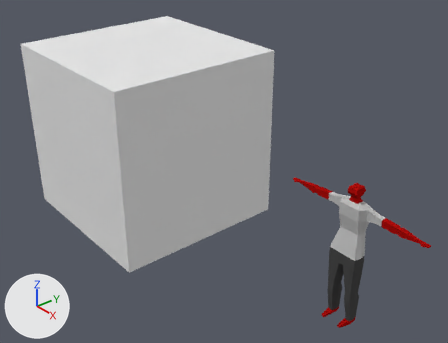
An edit to the Blender file game/assets/enemy0/enemy0_v0.blend, drawn before and after from the same camera.
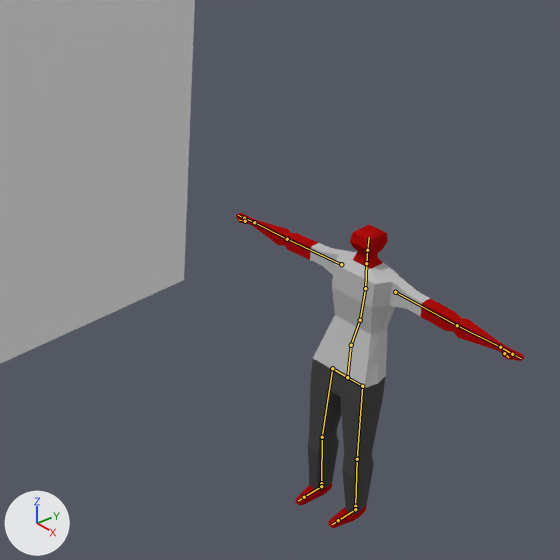
There are two pictures of each version: one whole from a 50 mm camera at (2.7, -3.62, 2.96) aimed at (-1.64, 0.0, 0.0), one close up on the part from 40% to 100% of the width and 22% to 100% of the height. Arrows for +X, +Y and +Z are at lower left; the lights stay in place. The bones that bend it are drawn over the model as lines in the close-ups.

Names of what the first close-up shows: 'Cube_ref', 'enemy'.
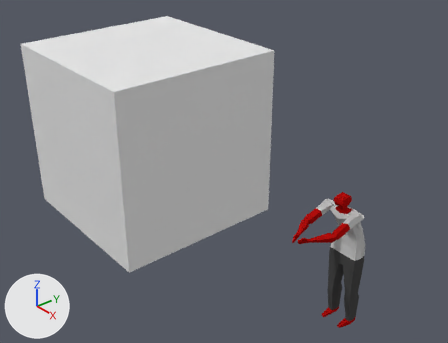
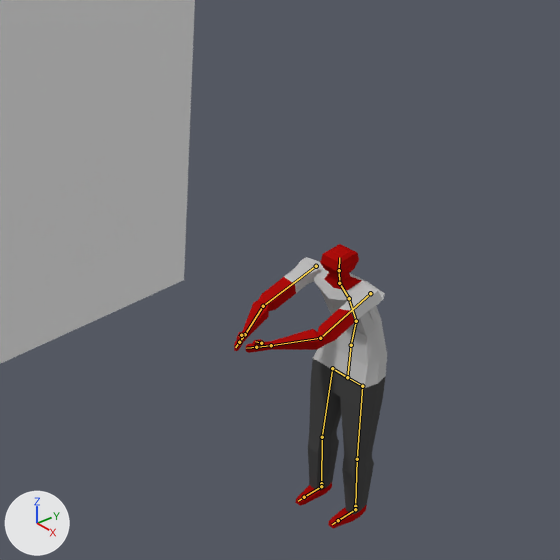
The newer file adds an action. The first version stands in its rest pose; the second is drawn at frame 20 of the action 'attack_enemy'.

Where the change shows, as pixel boxes (x1, y1, x2, y2) in the close-ups (560 x 560 px):
'enemy', posed (47% narrower, 10% shorter)
    before: (236, 213, 524, 529)
    after: (234, 244, 387, 529)
bone 'Bone', root to tip
    before: (351, 345) to (360, 320)
    after: (351, 345) to (356, 321)
bone 'Bone.001', root to tip
    before: (360, 320) to (365, 288)
    after: (356, 321) to (349, 298)
bone 'Bone.003', root to tip
    before: (366, 263) to (367, 250)
    after: (339, 283) to (339, 270)
bone 'Bone.006.L', root to tip
    before: (395, 292) to (457, 325)
    after: (370, 293) to (320, 338)
bone 'Bone.007.L', root to tip
    before: (457, 325) to (500, 347)
    after: (320, 338) to (271, 345)
bone 'Bone.006.R', root to tip
    before: (341, 264) to (287, 239)
    after: (316, 266) to (263, 306)
bone 'Bone.007.R', root to tip
    before: (287, 239) to (254, 222)
    after: (263, 306) to (245, 334)

The change in detail:
Bone 'Bone' (bone_bone) turns from (0, 0, 0) to (14, 0, 0) degrees about its own x, y and z.
Bone 'Bone.001' (bone_bone_001) turns from (0, 0, 0) to (17, 0, 0) degrees about its own x, y and z.
Bone 'Bone.003' (bone_bone_003) turns from (0, 0, 0) to (25, 0, 0) degrees about its own x, y and z.
Bone 'Bone.006.L' (bone_bone_006_l) moves from (0.0, 0.0, 0.0) to (0.0, -0.002, 0.072).
Bone 'Bone.006.L' (bone_bone_006_l) turns from (0, 0, 0) to (38, -65, -124) degrees about its own x, y and z.
Bone 'Bone.007.L' (bone_bone_007_l) moves from (0.0, 0.0, 0.0) to (-0.003, 0.002, -0.001).
Bone 'Bone.007.L' (bone_bone_007_l) turns from (0, 0, 0) to (-36, -29, -3) degrees about its own x, y and z.
Bone 'Bone.006.R' (bone_bone_006_r) moves from (0.0, 0.0, 0.0) to (0.0, -0.002, 0.072).
Bone 'Bone.006.R' (bone_bone_006_r) turns from (0, 0, 0) to (-99, 105, -13) degrees about its own x, y and z.
Bone 'Bone.007.R' (bone_bone_007_r) moves from (0.0, 0.0, 0.0) to (-0.003, -0.002, 0.0).
Bone 'Bone.007.R' (bone_bone_007_r) turns from (0, 0, 0) to (-26, 1, 11) degrees about its own x, y and z.
